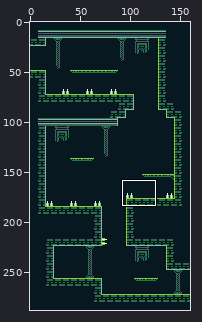
A sprite sheet gets an edit: Wizard_ProjectFile/assets/backgrounds/LevelC_1-2.png. Above, an overview of the earlier version with the close-up marked.
Close-up. Earlier state:
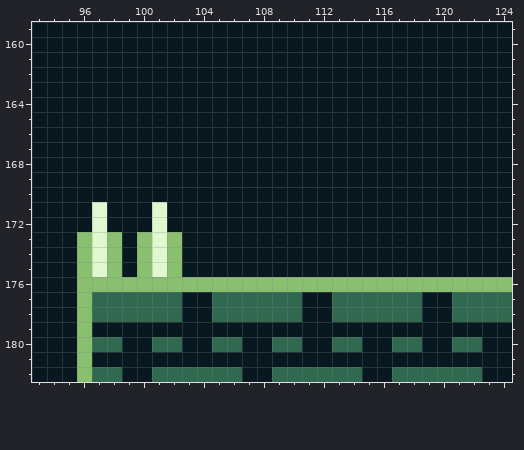
The file is 160x288 pixels. Shown: x 93..124, y 159..182.
Now the later version:
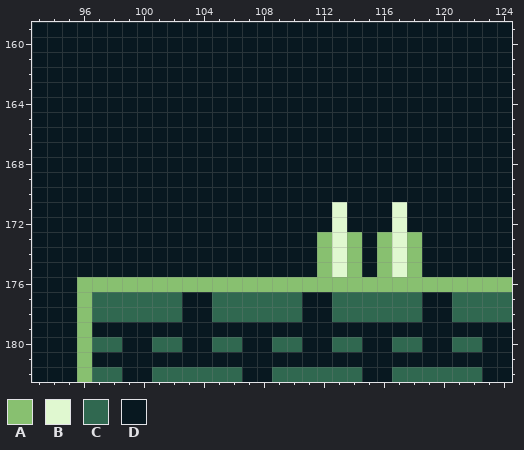
Palette (. is transparent): A #88c070  B #e0f8d0  C #306850  D #081820
The edit:
{"y":171,"x":97,"old":"B","new":"D"}
{"y":171,"x":101,"old":"B","new":"D"}
{"y":171,"x":113,"old":"D","new":"B"}
{"y":171,"x":117,"old":"D","new":"B"}
{"y":172,"x":97,"old":"B","new":"D"}
{"y":172,"x":101,"old":"B","new":"D"}
{"y":172,"x":113,"old":"D","new":"B"}
{"y":172,"x":117,"old":"D","new":"B"}
{"y":173,"x":96,"old":"ABA","new":"DDD"}
{"y":173,"x":100,"old":"ABA","new":"DDD"}
{"y":173,"x":112,"old":"DDD","new":"ABA"}
{"y":173,"x":116,"old":"DDD","new":"ABA"}
{"y":174,"x":96,"old":"ABA","new":"DDD"}
{"y":174,"x":100,"old":"ABA","new":"DDD"}
{"y":174,"x":112,"old":"DDD","new":"ABA"}
{"y":174,"x":116,"old":"DDD","new":"ABA"}
{"y":175,"x":96,"old":"ABA","new":"DDD"}
{"y":175,"x":100,"old":"ABA","new":"DDD"}
{"y":175,"x":112,"old":"DDD","new":"ABA"}
{"y":175,"x":116,"old":"DDD","new":"ABA"}
{"label":"changed","picture_box":[77,202,182,277]}
{"label":"changed","picture_box":[317,202,422,277]}
